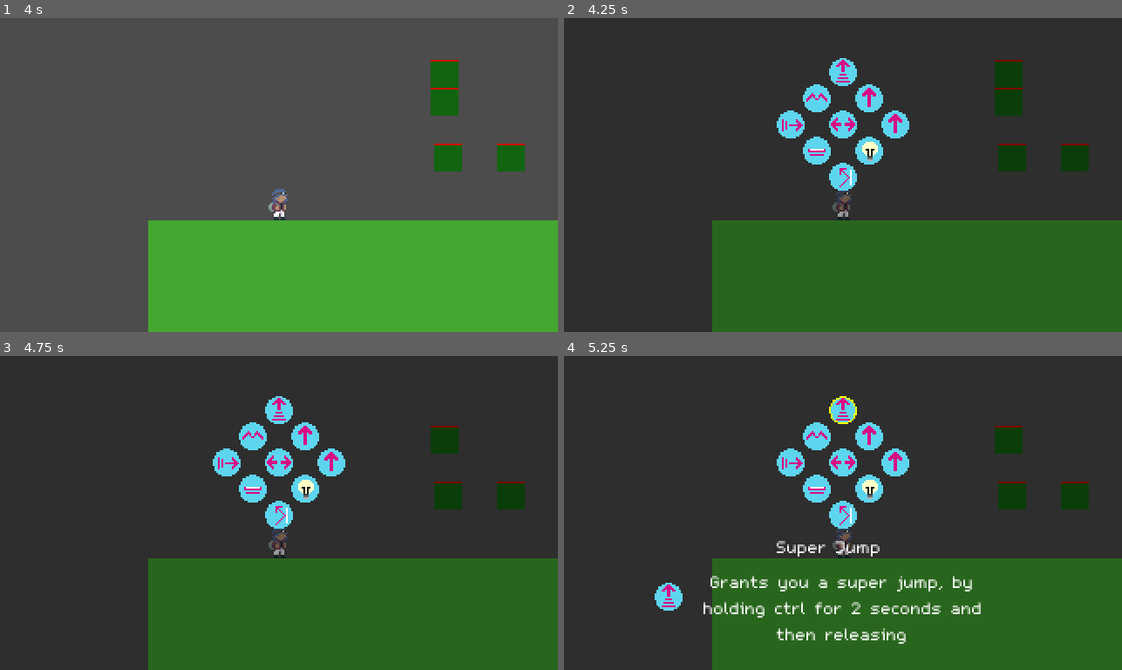
Above: before the commit, frames 1-4 (two rows, left to right).
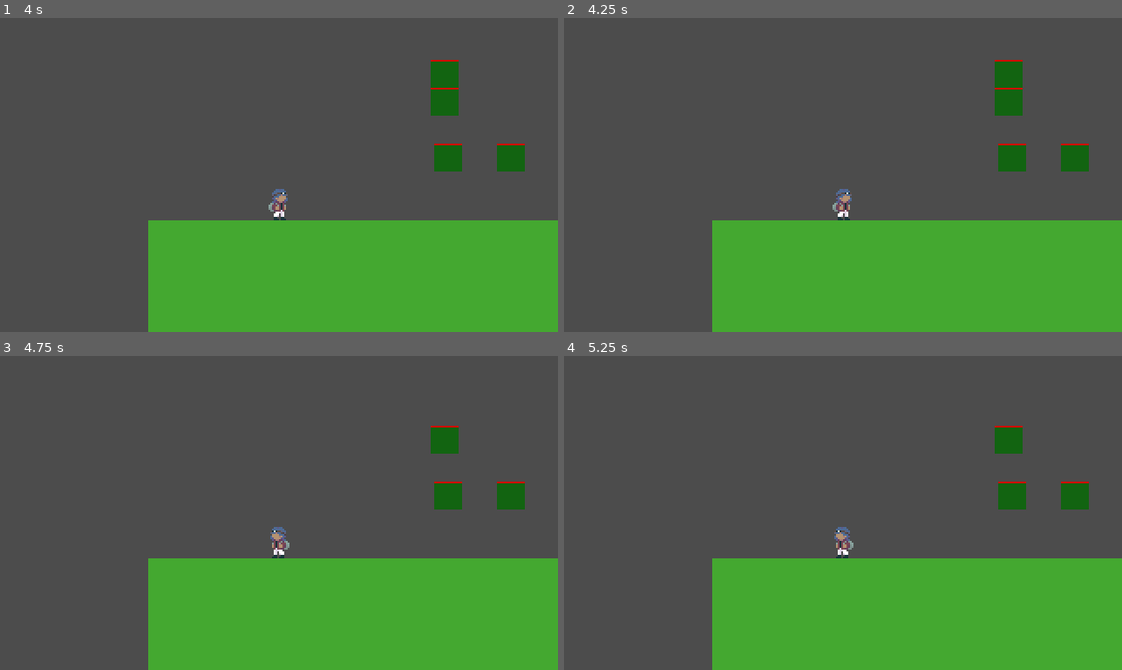
Above: after the commit, the same moments.

Repository: F-P-S-B/ggj-2023-roots
Game: Godot game, scene res://Levels/Dev/DevLevel.tscn
Same seed, same stepped clock (60 frames per second), same inputs: the game is played once before the commit and once after it.
Inputs (mouse positions are in pixels of both pictures, inside the frame that each line leads up to):
- Up to frame 1 (4 s): hold Right (move_right) 0.53-2.03 s; tap Shift (dash) at 0.6, 2.85 s; tap Space (jump) at 0.77, 1.52, 2, 3.02, 3.5, 3.77 s; tap Enter at 1.25, 2.75 s; tap Tab at 1.35 s; hold Left (move_left) 2.03-2.78 s; hold Backspace 2.03-2.78 s; hold Right (move_right) from 2.78 s (still down); hold Tab from 3.53 s (still down)
- Up to frame 2 (4.25 s): keep holding Right (move_right); keep holding Tab; tap , (toggle_menu) at 4.15 s
- Up to frame 3 (4.75 s): release Right (move_right) at 4.28 s; release Tab at 4.28 s; hold Left (move_left) from 4.28 s (still down); tap Backspace at 4.35 s; tap Space (jump) at 4.52 s
- Up to frame 4 (5.25 s): release Left (move_left) at 5 s; click (843, 409) at 5.02 s

Frame 1 is identical in both runs. In frame 2, 100% of the frame differs, in the area x 0-100%, y 0-100%; in frame 3, 100%; in frame 4, 100%.

Commit message:
strange tests

Diff:
--- a/Levels/Dev/DevLevel.tscn
+++ b/Levels/Dev/DevLevel.tscn
@@ -1,7 +1,8 @@
-[gd_scene load_steps=6 format=2]
+[gd_scene load_steps=7 format=2]
 
 [ext_resource path="res://player/Player.tscn" type="PackedScene" id=1]
 [ext_resource path="res://tile.png" type="Texture" id=2]
+[ext_resource path="res://assets/LevelElements/Stele.tscn" type="PackedScene" id=3]
 [ext_resource path="res://Roots/RootTile.tscn" type="PackedScene" id=4]
 
 [sub_resource type="ConvexPolygonShape2D" id=2]
@@ -65,3 +66,6 @@
 
 [node name="RootTile5" parent="." instance=ExtResource( 4 )]
 position = Vector2( 285, 203 )
+
+[node name="Stele1" parent="." instance=ExtResource( 3 )]
+position = Vector2( 72, 232 )
--- a/assets/LevelElements/DeathZone.tscn
+++ b/assets/LevelElements/DeathZone.tscn
@@ -1,8 +1,9 @@
 [gd_scene load_steps=2 format=2]
 
-[sub_resource type="TileSet" id=2]
+[sub_resource type="RectangleShape2D" id=1]
 
-[node name="TileDeathZone" type="TileMap"]
-tile_set = SubResource( 2 )
-show_collision = true
-format = 1
+[node name="DeathZone" type="Area2D"]
+collision_layer = 16
+
+[node name="CollisionShape2D" type="CollisionShape2D" parent="."]
+shape = SubResource( 1 )
--- a/assets/LevelElements/Stele.tscn
+++ b/assets/LevelElements/Stele.tscn
@@ -3,10 +3,9 @@
 [sub_resource type="RectangleShape2D" id=1]
 
 [node name="Stele" type="Area2D"]
+scale = Vector2( 1.28484, 1 )
 collision_layer = 32
-collision_mask = 0
 
 [node name="CollisionShape2D" type="CollisionShape2D" parent="."]
+scale = Vector2( 1, 1.04393 )
 shape = SubResource( 1 )
-
-[node name="Sprite" type="Sprite" parent="."]
--- a/player/Player.gd
+++ b/player/Player.gd
@@ -77,6 +77,9 @@
 var on_walls_left := 0
 var can_wall_jump := 0 # 0 = cannot ; -1 = can left ; 1 = can right
 var can_wall_jump_timer := 0
+
+var can_open_menu := 0
+
 onready var animation_sprite_squisher := $SpriteWrapper
 onready var animation_sprite := $SpriteWrapper/Sprite
 onready var animation_player := $AnimationPlayer
@@ -349,6 +352,14 @@
 func _on_HitBox_body_entered(_body):
 	death()
 
+func _on_InteractStele_body_entered(_body : Node):
+	print("cas1")
+	can_open_menu += 1
+
+func _on_InteractStele_body_exited(_body : Node):
+	print("cas2")
+	can_open_menu -= 1
+
 func _on_Dash_Button_pressed():
 	enable_skill(Skills.DASH)
 	change_icon(Skills.DASH, "dash", dash_button)
@@ -437,7 +448,9 @@
 	last_hovered = -1
 
 func toggle_menu():
-	if Input.is_action_just_pressed("toggle_menu"):
+	if(can_open_menu > 0):
+		print("can_open_menu:",can_open_menu)
+	if Input.is_action_just_pressed("toggle_menu") and (show_menu or (can_open_menu > 0)):
 		show_menu = not show_menu
 	if show_menu:
 		skilltree.show()
--- a/player/Player.tscn
+++ b/player/Player.tscn
@@ -243,6 +243,9 @@
 [node name="CollisionShape2D" type="CollisionShape2D" parent="WallJumpLeft"]
 position = Vector2( -5.4, 0 )
 shape = SubResource( 8 )
+__meta__ = {
+"_edit_lock_": true
+}
 
 [node name="WallJumpRight" type="Area2D" parent="."]
 position = Vector2( 0, 1 )
@@ -252,6 +255,9 @@
 [node name="CollisionShape2D" type="CollisionShape2D" parent="WallJumpRight"]
 position = Vector2( 5.4, -1 )
 shape = SubResource( 8 )
+__meta__ = {
+"_edit_lock_": true
+}
 
 [node name="HitBox" type="Area2D" parent="."]
 collision_layer = 0
@@ -272,14 +278,6 @@
 __meta__ = {
 "_edit_lock_": true
 }
-
-[node name="HitBox" type="Area2D" parent="."]
-collision_layer = 0
-collision_mask = 16
-
-[node name="InteractStele" type="Area2D" parent="."]
-collision_layer = 0
-collision_mask = 32
 
 [connection signal="pressed" from="SkilltreeZFixer/Super Jump Button" to="." method="_on_Super_Jump_Button_pressed"]
 [connection signal="pressed" from="SkilltreeZFixer/Jump1 Button" to="." method="_on_Jump1_Button_pressed"]
@@ -295,4 +293,5 @@
 [connection signal="body_entered" from="WallJumpRight" to="." method="_on_WallJumpRight_body_entered"]
 [connection signal="body_exited" from="WallJumpRight" to="." method="_on_WallJumpRight_body_exited"]
 [connection signal="body_entered" from="HitBox" to="." method="_on_HitBox_body_entered"]
-[connection signal="body_entered" from="InteractStele" to="." method="_on_HitBox_body_entered"]
+[connection signal="body_entered" from="InteractStele" to="." method="_on_InteractStele_body_entered"]
+[connection signal="body_exited" from="InteractStele" to="." method="_on_InteractStele_body_exited"]
